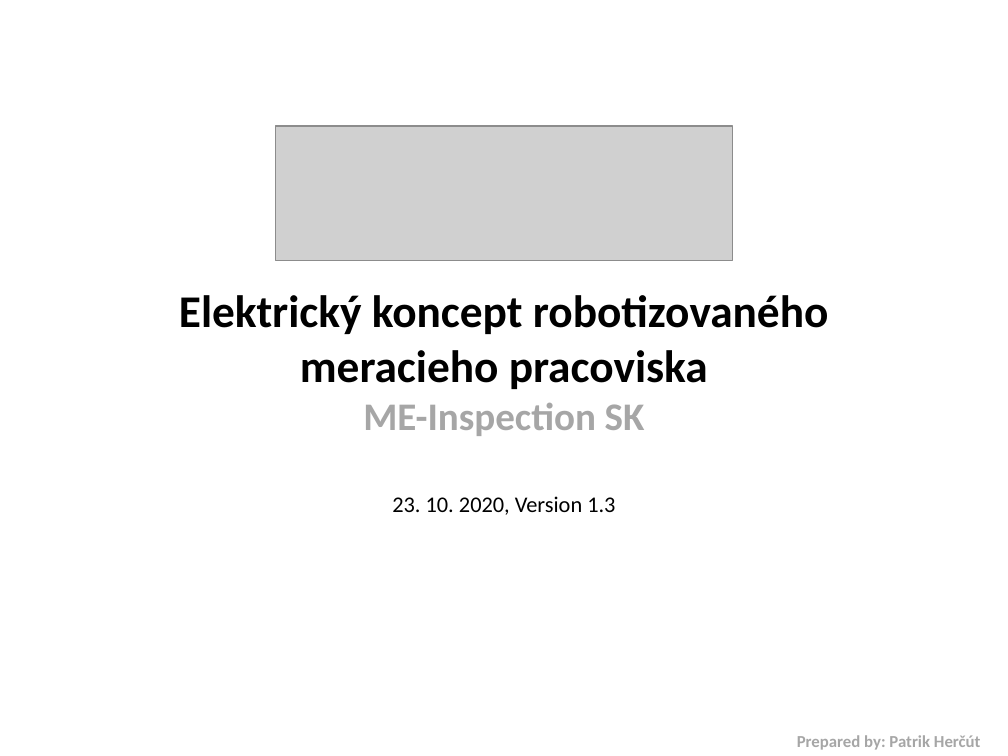
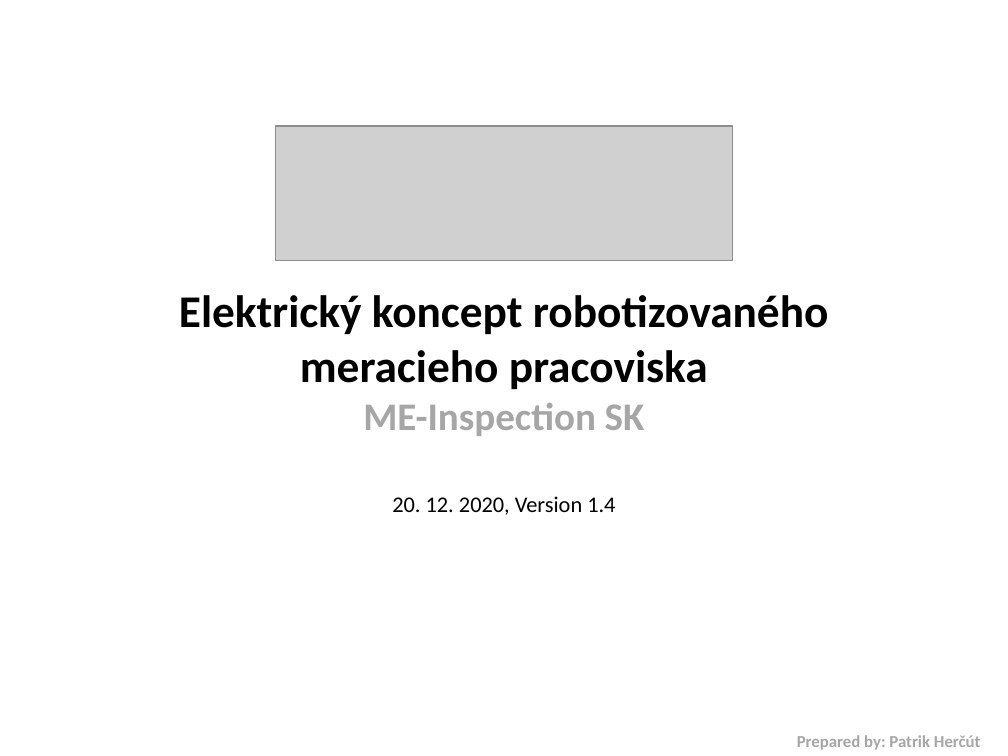
Before and after one commit to Patrik-654123/TSI_LI_Development, a slide deck: slide 1 of Elektricky_koncept_1.pptx. Drawn at 1008x756 pixels with LibreOffice and Linux fonts; fonts in the diff are those of the drawing; grey boxes stand for pictures. Boxes give left, top, right and bottom in pixels: in the first picture for what was removed or moved away, otherwise in the second. Text is boxed around its words. In the diff, an @@ line names an element or a change of style, - is before the commit and + after.

```diff
--- a/Elektricky_koncept_1.pptx
+++ b/Elektricky_koncept_1.pptx
@@ subtitle at bbox=[392, 496, 615, 515]: text changed @@
-23. 10. 2020, Version 1.3
+20. 12. 2020, Version 1.4
```
Also in this commit, not shown: 8 other slides changed, 1 slide added.
